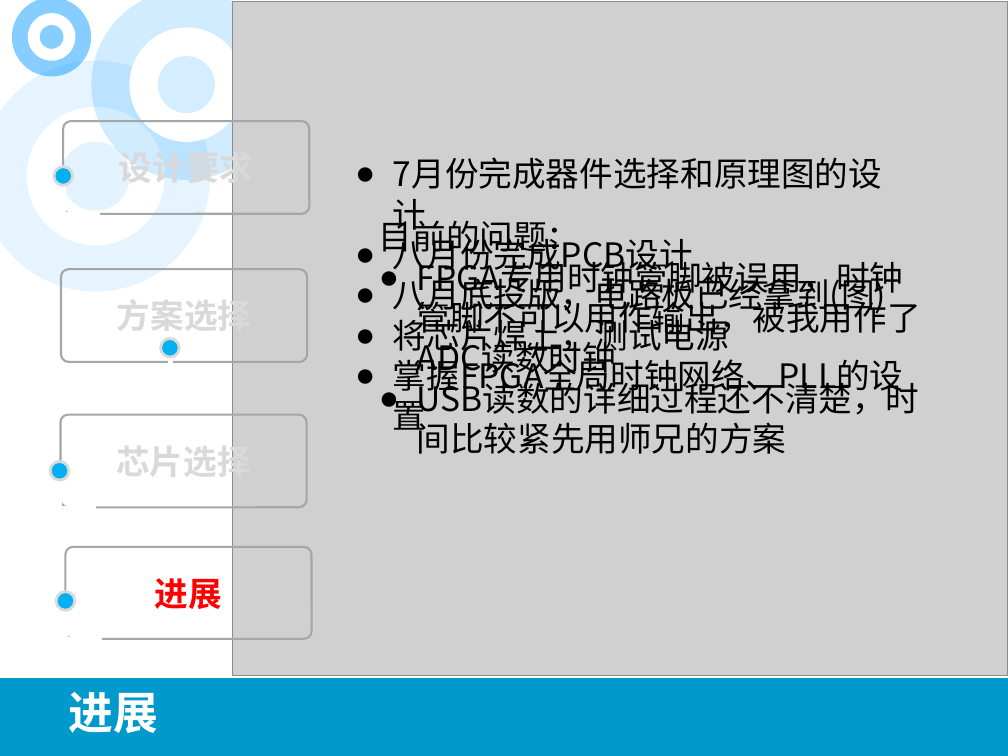
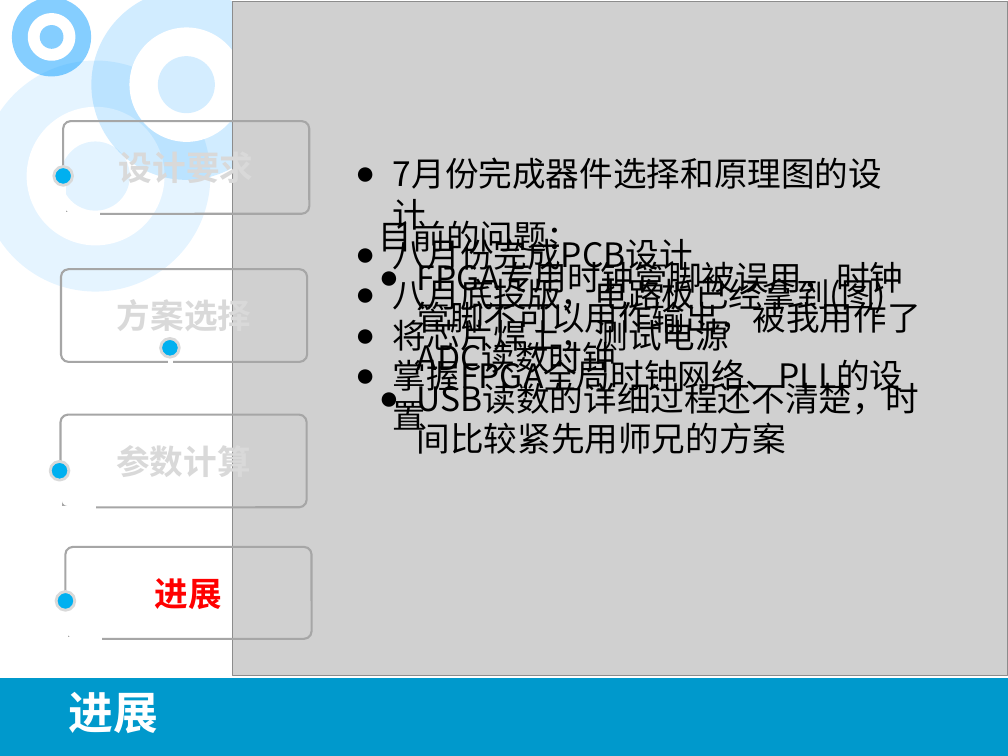
Before and after one commit to wyu0725/2MSPS-DAQ_CARD, a slide deck: slide 16 of 2M采样率双通道数据采集卡.pptx. Drawn at 1008x756 pixels with LibreOffice and Linux fonts; fonts in the diff are those of the drawing; grey boxes stand for pictures. Boxes give left, top, right and bottom in pixels: in the first picture for what was removed or moved away, otherwise in the second. Text is boxed around its words. In the diff, an @@ line names an element or a change of style, - is before the commit and + after.

```diff
--- a/2M采样率双通道数据采集卡.pptx
+++ b/2M采样率双通道数据采集卡.pptx
@@ text in rounded rectangle at [116, 439, 250, 483]: text changed @@
-芯片选择
+参数计算
```
Also in this commit, not shown: 3 other slides changed, 9 other files.
